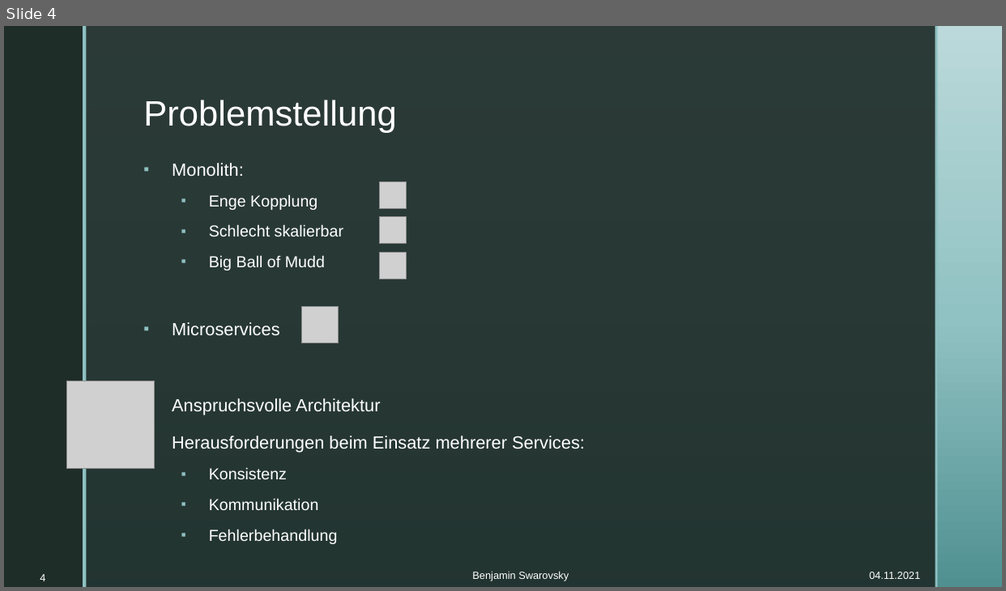
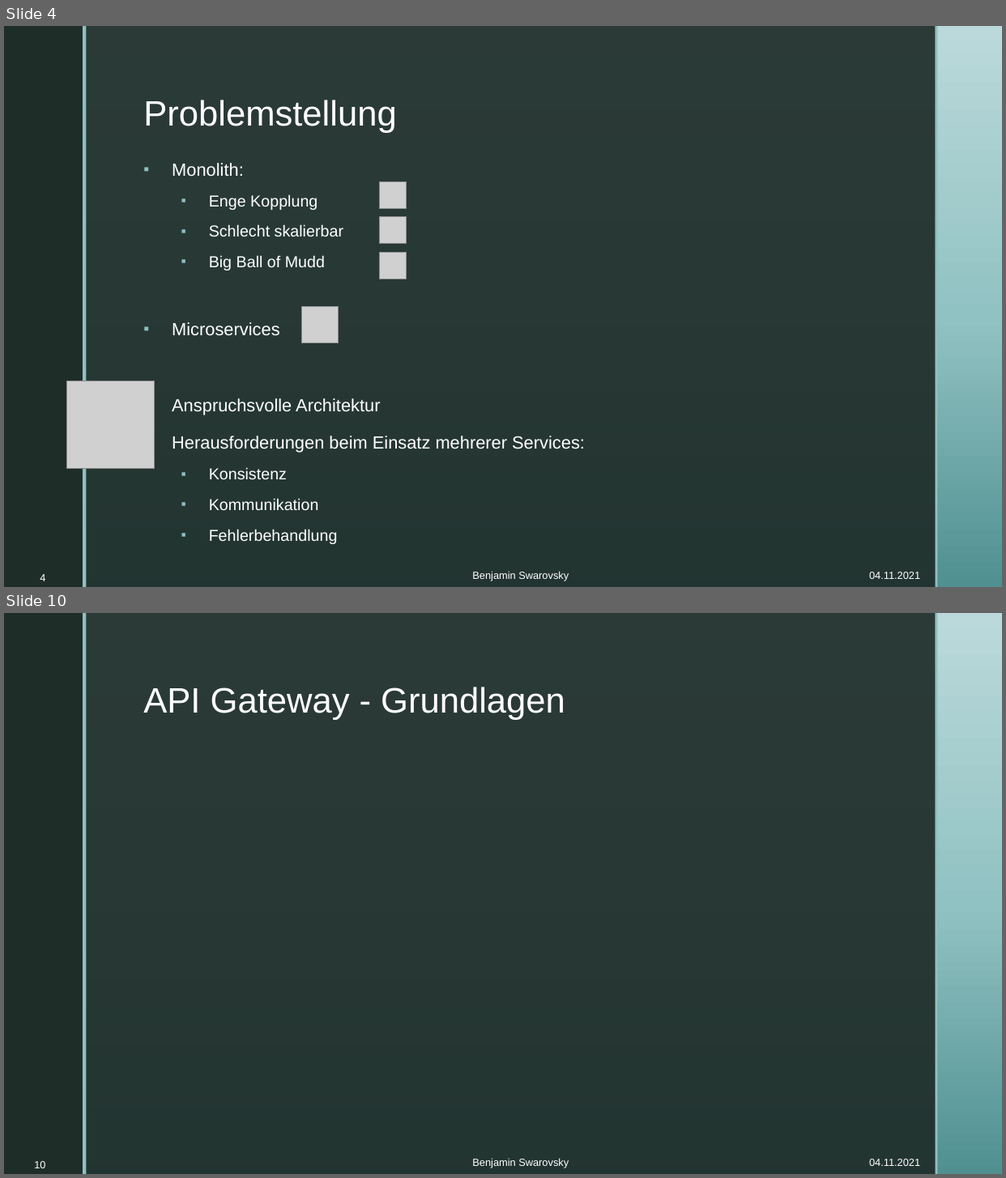
Before and after one commit to BenjaminS01/Abschluss, a slide deck: Vortrag.pptx. Shown one above the other, each under a label of ours: slide 4 before the commit, slides 4 and 10 after it; the slides between them are not shown. The pictures are 1006x591 and 1006x1178 pixels, drawn with LibreOffice and Linux fonts; fonts in the diff are those of the drawing; grey boxes stand for pictures; background and template pictures are left out. Boxes give left, top, right and bottom in pixels: in the first picture for what was removed or moved away, otherwise in the second. Text is boxed around its words. In the diff, an @@ line names an element or a change of style, - is before the commit and + after.

```diff
--- a/Vortrag.pptx
+++ b/Vortrag.pptx
@@ slide 10 added at (4, 613, 1002, 1174), background picture (left out); not listed: 4 template elements that a slide beside it also shows @@
@@ title added at (143, 687, 565, 720), 34 pt, text #FFFFFF @@
+API Gateway - Grundlagen
@@ page number added at (34, 1161, 45, 1169), 10 pt, text #FFFFFF @@
+10
@@ text added at (472, 1158, 569, 1169), 10 pt, text #FFFFFF @@
+Benjamin Swarovsky
@@ text added at (869, 1159, 920, 1166), 10 pt, text #FFFFFF @@
+04.11.2021
```
Also in this commit, not shown: 3 slides changed, 4 other slides added.
